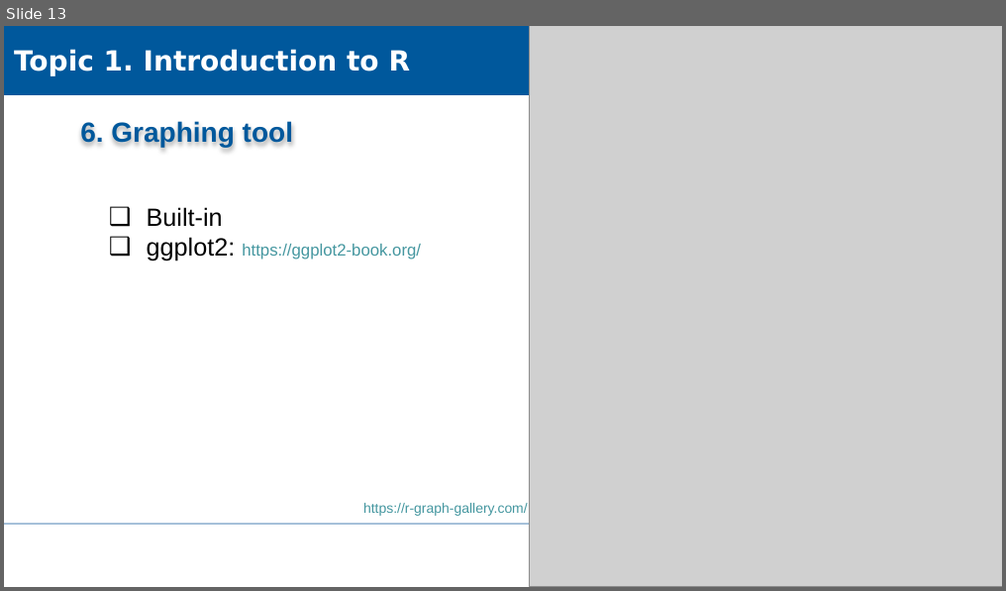
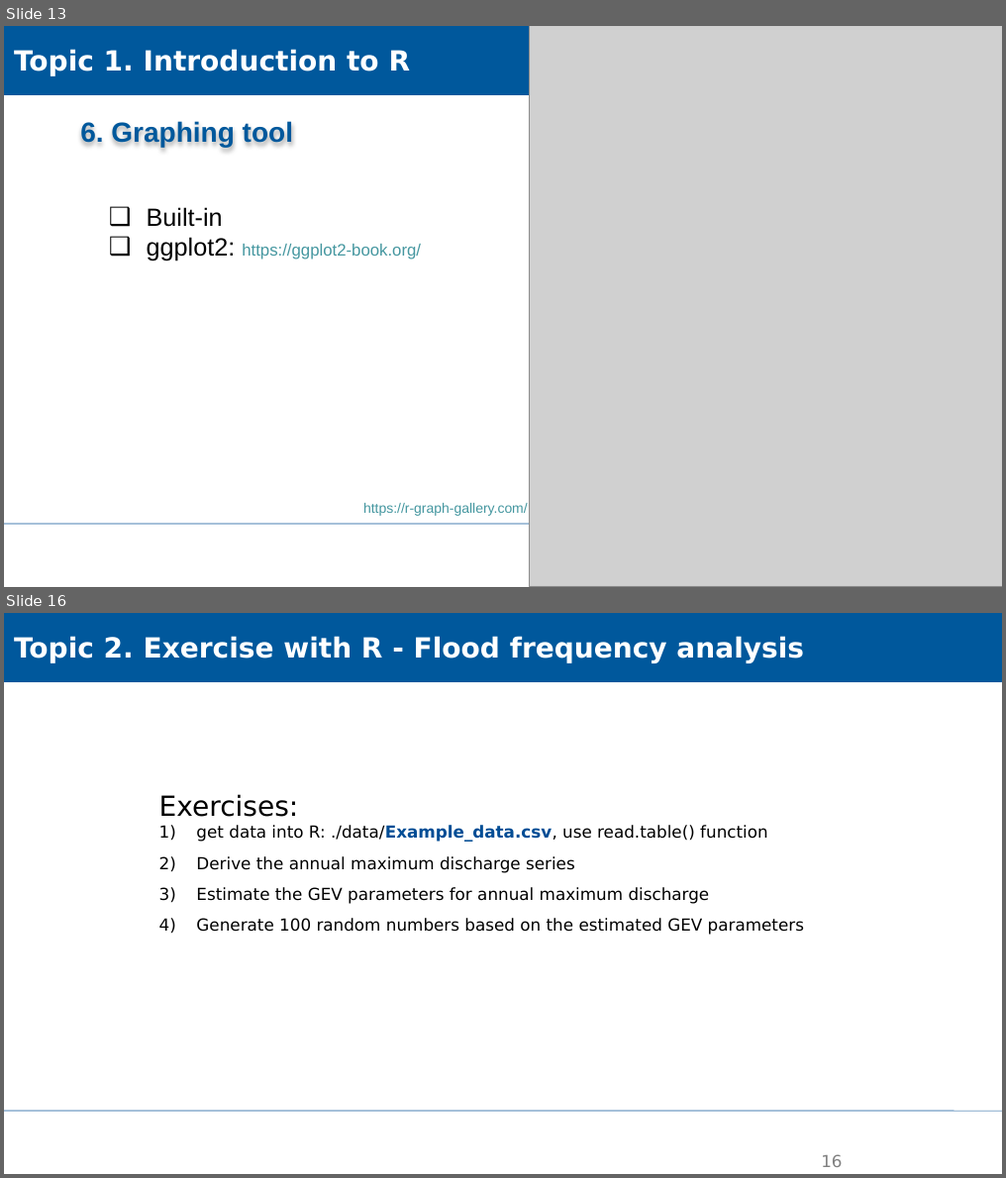
Before and after one commit to XiaoxiangGuanGFZ/FloodRiskSeminar, a slide deck: slides/FRS_exercise_R.pptx. Shown one above the other, each under a label of ours: slide 13 before the commit, slides 13 and 16 after it; the slides between them are not shown. The pictures are 1006x591 and 1006x1178 pixels, drawn with LibreOffice and Linux fonts; fonts in the diff are those of the drawing; grey boxes stand for pictures; background and template pictures are left out. Boxes give left, top, right and bottom in pixels: in the first picture for what was removed or moved away, otherwise in the second. Text is boxed around its words. In the diff, an @@ line names an element or a change of style, - is before the commit and + after.

```diff
--- a/slides/FRS_exercise_R.pptx
+++ b/slides/FRS_exercise_R.pptx
@@ slide 16 added at (4, 613, 1002, 1174), background #FFFFFF; not listed: 1 template element that a slide beside it also shows @@
@@ rectangle added at (4, 613, 1002, 682), fill #00589C, outline #00589C 0.75 pt, 20 pt, text #FFFFFF, bold @@
+Topic 2. Exercise with R - Flood frequency analysis
@@ text added at (159, 794, 804, 935), 12 pt, text #000000 @@
+Exercises:
+1) get data into R: ./data/Example_data.csv, use read.table() function
+2) Derive the annual maximum discharge series
+3) Estimate the GEV parameters for annual maximum discharge
+4) Generate 100 random numbers based on the estimated GEV parameters
@@ page number added at (821, 1155, 842, 1167), 12 pt, text #808080 @@
+16
```
Also in this commit, not shown: 1 slide changed, 2 other slides added.
